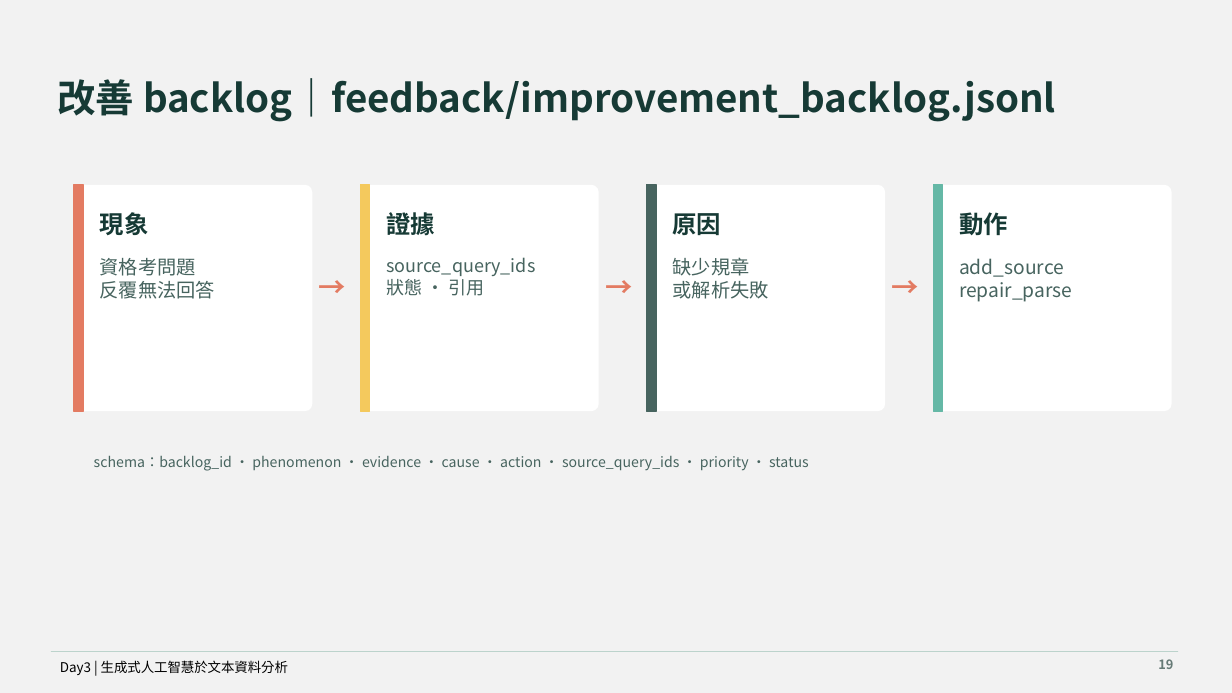
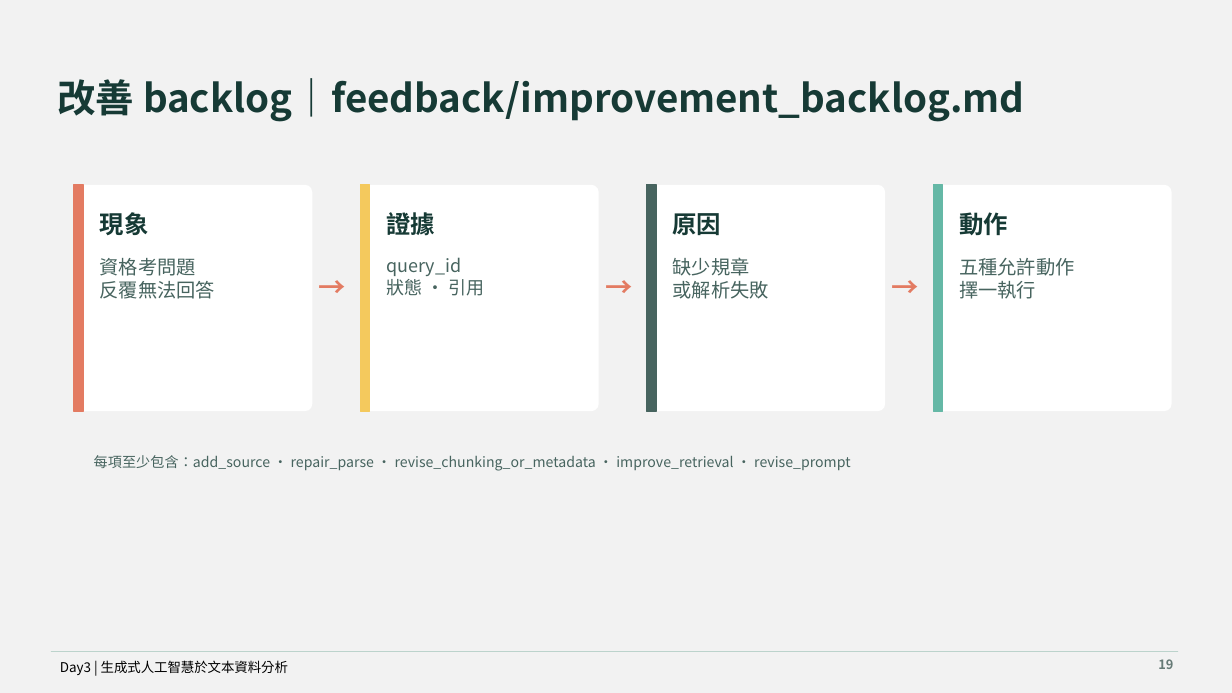
Before and after one commit to MEDA-TW/20260803-Workshop, a slide deck: slide 16 of course/day-03/slides/day-03-generative-ai-text-analysis.pptx. Drawn at 1232x693 pixels with LibreOffice and Linux fonts; fonts in the diff are those of the drawing. Boxes give left, top, right and bottom in pixels: in the first picture for what was removed or moved away, otherwise in the second. Text is boxed around its words. In the diff, an @@ line names an element or a change of style, - is before the commit and + after.

```diff
--- a/course/day-03/slides/day-03-generative-ai-text-analysis.pptx
+++ b/course/day-03/slides/day-03-generative-ai-text-analysis.pptx
@@ text at (57, 78, 1025, 122): text changed @@
-改善 backlog｜feedback/improvement_backlog.jsonl
+改善 backlog｜feedback/improvement_backlog.md
@@ text at (386, 257, 461, 276): text changed @@
-source_query_ids
+query_id
@@ text at (959, 258, 1074, 299): text changed @@
-add_source
-repair_parse
+五種允許動作
+擇一執行
@@ text at (94, 455, 850, 471): text changed @@
-schema：backlog_id · phenomenon · evidence · cause · action · source_query_ids · priority · status
+每項至少包含：add_source · repair_parse · revise_chunking_or_metadata · improve_retrieval · revise_prompt
```
Also in this commit, not shown: 10 other slides changed, 20 other files.
